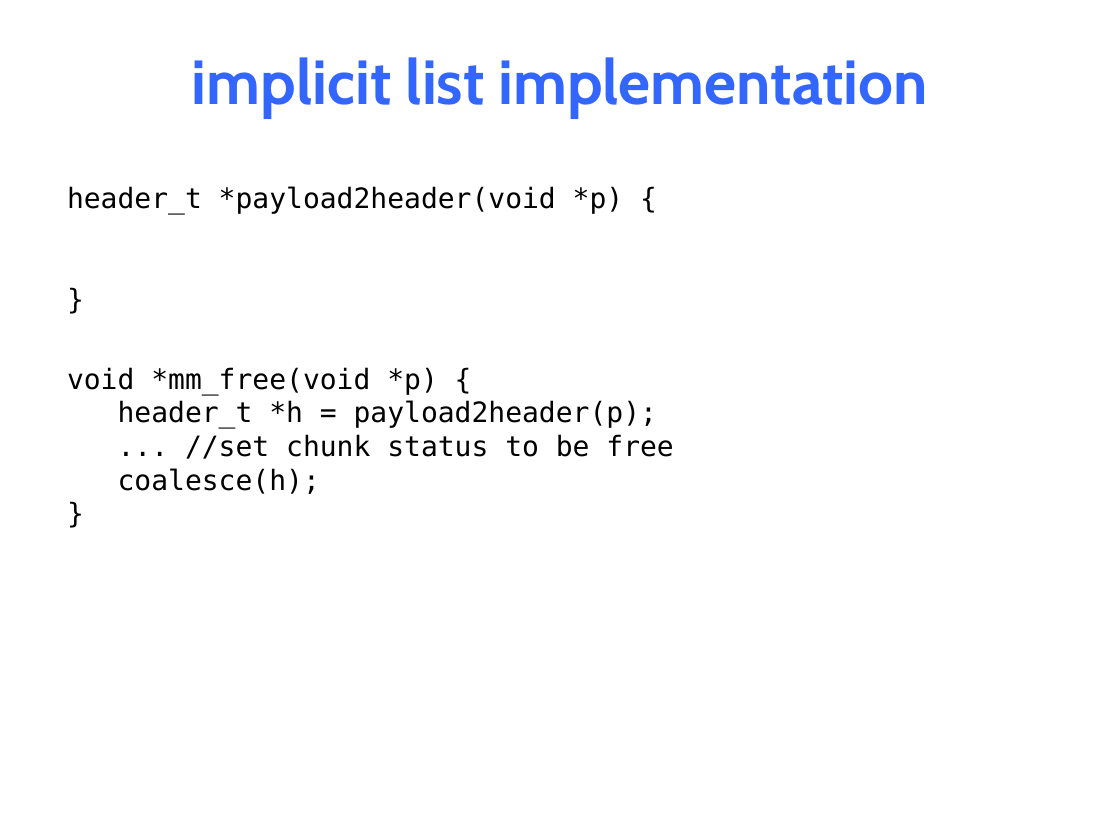
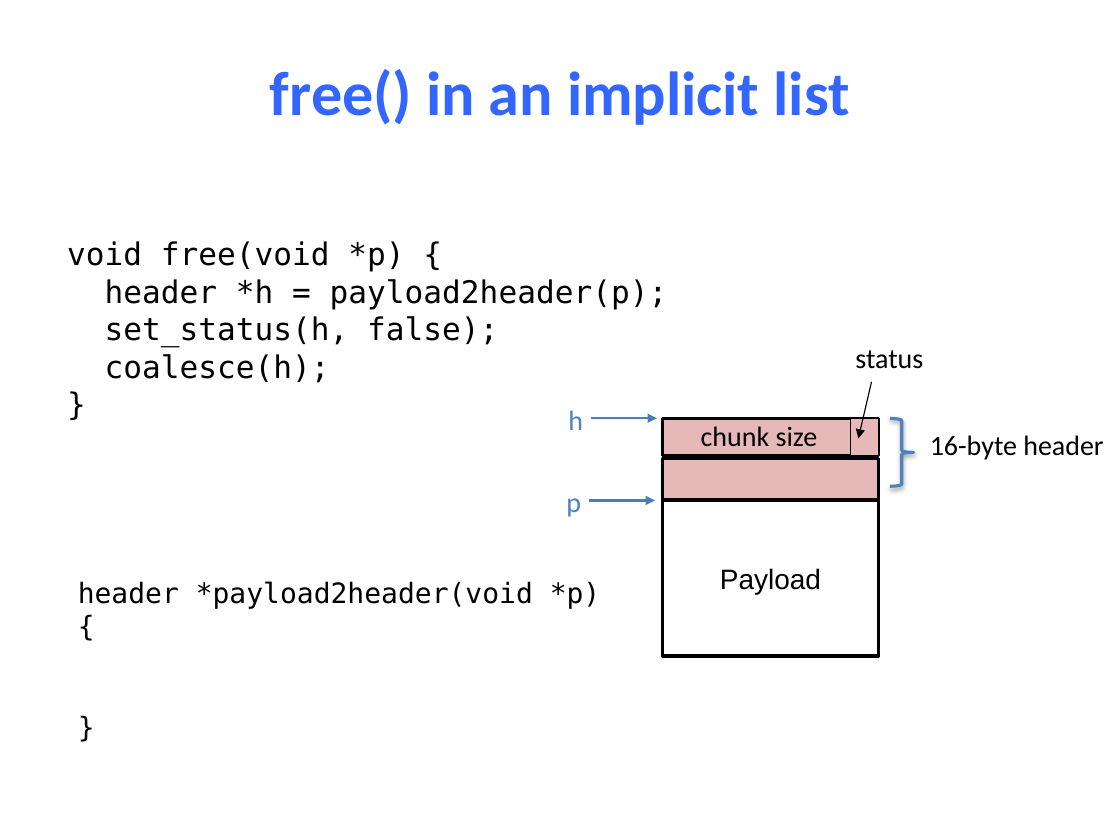
Before and after one commit to NYU-CSO/nyu-cso.github.io, a slide deck: slide 43 of notes/14-Dynamic_Allocator.pptx (slide 39 before the commit). Drawn at 1120x840 pixels with LibreOffice and Linux fonts; fonts in the diff are those of the drawing. Boxes give left, top, right and bottom in pixels: in the first picture for what was removed or moved away, otherwise in the second. Text is boxed around its words. In the diff, an @@ line names an element or a change of style, - is before the commit and + after.

```diff
--- a/notes/14-Dynamic_Allocator.pptx
+++ b/notes/14-Dynamic_Allocator.pptx
@@ title at (270, 69, 850, 125): text changed; font Cabin to Calibri @@
-implicit list implementation
+free() in an implicit list
@@ text "void free(void *p) {": place and size @@
-text "void free(void *p) {" at (67, 367, 673, 494)
+text "void free(void *p) {" at (67, 241, 668, 383)
@@ text at (67, 241, 668, 347): text changed; size 18 to 20 pt @@
-void *mm_free(void *p) {
-header_t *h = payload2header(p);
-... //set chunk status to be free
+void free(void *p) {
+header *h = payload2header(p);
+set_status(h, false);
@@ text at (105, 354, 330, 383): size 18 to 20 pt in "coalesce(h);", "}" @@
@@ text added at (855, 350, 923, 369), 18 pt, text #000000 @@
+status
@@ arrow added from (871, 382) to (858, 439), #000000 0.75 pt @@
@@ text added at (568, 410, 583, 430), 18 pt, text #4F81BD @@
+h
@@ arrow added from (590, 418) to (657, 418), #4B7EBC 1.5 pt @@
@@ rectangle added at (662, 419, 878, 456), fill #E6B9B8, outline #000000 2 pt @@
@@ rectangle added at (850, 419, 879, 456), fill #E6B9B8, outline #000000 0.75 pt @@
@@ right brace added at (890, 419, 914, 486), outline #4F81BD 2 pt @@
@@ text added at (701, 426, 818, 447), 18 pt, text #000000 @@
+chunk size
@@ text added at (930, 435, 1103, 460), 18 pt, text #000000 @@
+16-byte header
@@ rectangle added at (662, 458, 878, 500), fill #E6B9B8, outline #000000 2 pt @@
@@ text added at (566, 498, 581, 517), 18 pt, text #4F81BD @@
+p
@@ arrow added from (589, 501) to (655, 501), #4B7EBC 1.5 pt @@
@@ rectangle added at (662, 501, 878, 656), outline #000000 2 pt, 18 pt, text #000000 @@
+Payload
@@ text "header *payload2header(void *p)": place and size @@
-text "header *payload2header(void *p)" at (67, 186, 624, 214)
+text "header *payload2header(void *p)" at (78, 581, 601, 609)
@@ text at (78, 581, 601, 609): text changed @@
-header_t *payload2header(void *p) {
+header *payload2header(void *p)
+{
```
Also in this commit, not shown: 51 other slides changed, 29 slides added, 10 slides removed, 1 other file.
